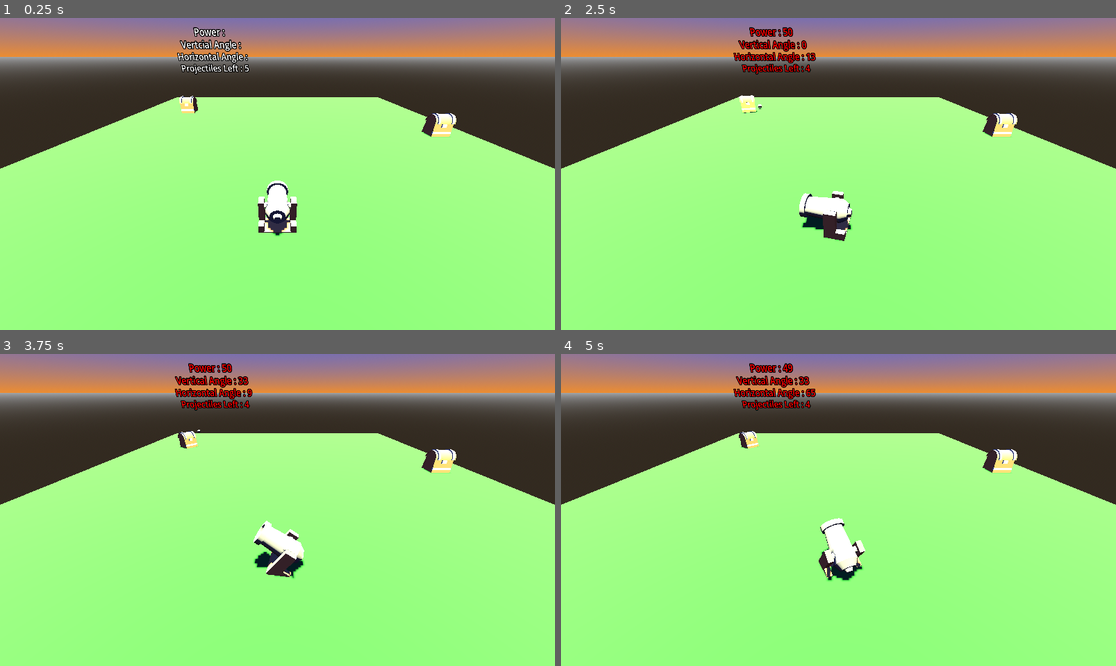
Above: before the commit, frames 1-4 (two rows, left to right).
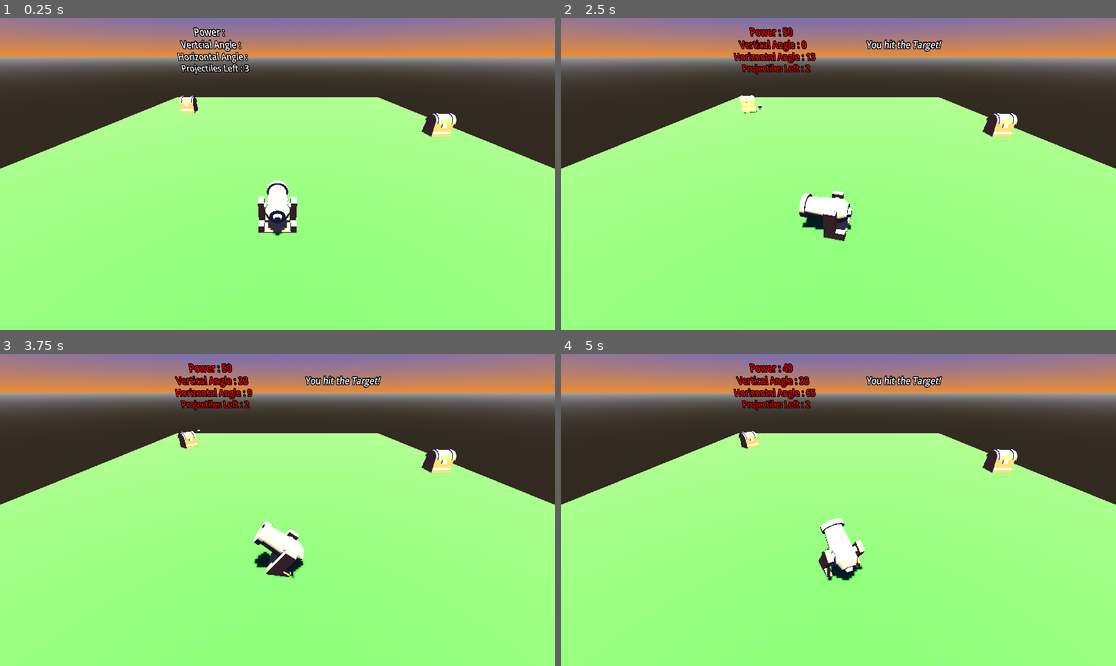
Above: after the commit, the same moments.

Repository: bsu-cs315/e3-evan.kiser
Game: Godot game, scene res://world/world.tscn
Two runs of this game, one before a commit and one after it. Both use one fixed random seed, a clock stepped at 60 frames per second and the inputs below. The project has no main scene, so this scene is started directly.
Inputs:
- Up to frame 1 (0.25 s): no input
- Up to frame 2 (2.5 s): tap Enter at 0.5 s; hold D (angle_right) 0.53-1.28 s; tap Space (launch) at 0.6, 1.55, 2.3 s; hold S (angle_down) 1.28-2.03 s; tap Q (decrease_power) at 1.35 s; hold D (angle_right) from 2.03 s (still down); tap E (increase_power) at 2.1 s
- Up to frame 3 (3.75 s): release D (angle_right) at 2.78 s; hold W (angle_up) 2.78-3.53 s; tap Space (launch) at 2.85, 3.6 s; hold A (angle_left) from 3.53 s (still down)
- Up to frame 4 (5 s): keep holding A (angle_left); tap Q (decrease_power) at 4.35 s; tap Space (launch) at 4.55 s

The runs differ from the first frame. In frame 1, less than 0.1% of the frame differs, in the area x 43-45%, y 14-18%; in frame 2, 0.3%, in the area x 43-69%, y 6-18%; in frame 3, 0.3%; in frame 4, 0.3%.

Commit message:
Update label when a target is hit

Diff:
--- a/project/ball/ball.tscn
+++ b/project/ball/ball.tscn
@@ -7,7 +7,7 @@
 [sub_resource type="SphereShape3D" id="SphereShape3D_vqyd0"]
 radius = 0.75
 
-[node name="Ball" type="RigidBody3D"]
+[node name="Ball" type="RigidBody3D" groups=["CannonBall"]]
 physics_material_override = SubResource("PhysicsMaterial_4tphp")
 contact_monitor = true
 max_contacts_reported = 1
--- a/project/cannon/cannon.gd
+++ b/project/cannon/cannon.gd
@@ -19,7 +19,7 @@
 @export var angle_horizontal := TAU/16
 @export var angle_change_rate := TAU/8
 @export var can_shoot := true
-@export var balls_left := 5
+@export var balls_left := 3
 var _current_ball : RigidBody3D = null
 
 
@@ -51,6 +51,7 @@
 			var impulse : Vector3 = $CannonMesh.get_global_transform().basis.z
 			_current_ball = preload("res://ball/ball.tscn").instantiate() as RigidBody3D
 			get_parent().add_child(_current_ball)
+			_current_ball.add_to_group("CannonBall")
 			_current_ball.global_position = $CannonBallSpawnPoint.global_position
 			_current_ball.apply_impulse(-1*impulse*power)
 			_remove_ball_timer()
--- a/project/project.godot
+++ b/project/project.godot
@@ -13,6 +13,10 @@
 config/name="Exercise 3"
 config/features=PackedStringArray("4.3", "Forward Plus")
 config/icon="res://icon.svg"
+
+[global_group]
+
+CannonBall=""
 
 [input]
 
--- a/project/target/target.gd
+++ b/project/target/target.gd
@@ -1,6 +1,7 @@
 extends RigidBody3D
 
-@export var winDetector = false
+signal target_hit
 
 func _on_body_entered(_body: Node) -> void:
-	winDetector = true
+	if _body.is_in_group("CannonBall"):
+		target_hit.emit()
--- a/project/target/target.tscn
+++ b/project/target/target.tscn
@@ -17,3 +17,5 @@
 [node name="CollisionShape3D" type="CollisionShape3D" parent="."]
 transform = Transform3D(1, 0, 0, 0, 1, 0, 0, 0, 1, 0, 2.8, 0)
 shape = SubResource("BoxShape3D_v7stc")
+
+[connection signal="body_entered" from="." to="." method="_on_body_entered"]
--- a/project/world/world.gd
+++ b/project/world/world.gd
@@ -1,12 +1,4 @@
 extends Node3D
-
-
-func _process(_delta: float) -> void:
-	if $Target.winDetector:
-		$WinLabel.text = "You hit the Flag!"
-		await(get_tree().create_timer(5).timeout)
-		#get_tree().change_scene_to_file("res://title_screen/title_screen.tscn")
-
 
 func _on_cannon_power_changed() -> void:
 	$PowerLabel.text = "Power : %.d" % $Cannon.power
@@ -24,3 +16,15 @@
 func _on_cannon_vertical_angle_changed() -> void:
 	$VerticalAngleLabel.text = "Vertical Angle : %.d" % rad_to_deg($Cannon.angle_vertical)
 	$VerticalAngleLabel.modulate = Color.RED
+
+
+func _on_target_1_target_hit() -> void:
+	$WinLabel.text = "You hit the Target!"
+	await(get_tree().create_timer(5).timeout)
+	#get_tree().change_scene_to_file("res://title_screen/title_screen.tscn")
+
+
+func _on_target_2_target_hit() -> void:
+	$WinLabel.text = "You hit the Target!"
+	await(get_tree().create_timer(5).timeout)
+	#get_tree().change_scene_to_file("res://title_screen/title_screen.tscn")
--- a/project/world/world.tscn
+++ b/project/world/world.tscn
@@ -53,7 +53,7 @@
 [node name="Cannon" parent="." instance=ExtResource("1_fnbxv")]
 transform = Transform3D(1, 0, 0, 0, 1, 0, 0, 0, 1, 0, 0, 39)
 
-[node name="Target" parent="." instance=ExtResource("2_liqd3")]
+[node name="Target1" parent="." instance=ExtResource("2_liqd3")]
 transform = Transform3D(-1, 0, -8.74228e-08, 0, 1, 0, 8.74228e-08, 0, -1, 41, 0, 6)
 
 [node name="Target2" parent="." instance=ExtResource("2_liqd3")]
@@ -77,7 +77,7 @@
 [node name="ProjectilesLeftLabel" type="Label3D" parent="."]
 transform = Transform3D(1, 0, 0, 0, 1, 0, 0, 0, 1, -25, 14, -35)
 pixel_size = 0.1
-text = "Projectiles Left : 5"
+text = "Projectiles Left : 3"
 
 [node name="WinLabel" type="Label3D" parent="."]
 transform = Transform3D(1, 0, 0, 0, 1, 0, 0, 0, 1, 25, 22, -35)
@@ -87,3 +87,5 @@
 [connection signal="power_changed" from="Cannon" to="." method="_on_cannon_power_changed"]
 [connection signal="projectile_amount_changed" from="Cannon" to="." method="_on_cannon_projectile_amount_changed"]
 [connection signal="vertical_angle_changed" from="Cannon" to="." method="_on_cannon_vertical_angle_changed"]
+[connection signal="target_hit" from="Target1" to="." method="_on_target_1_target_hit"]
+[connection signal="target_hit" from="Target2" to="." method="_on_target_2_target_hit"]
